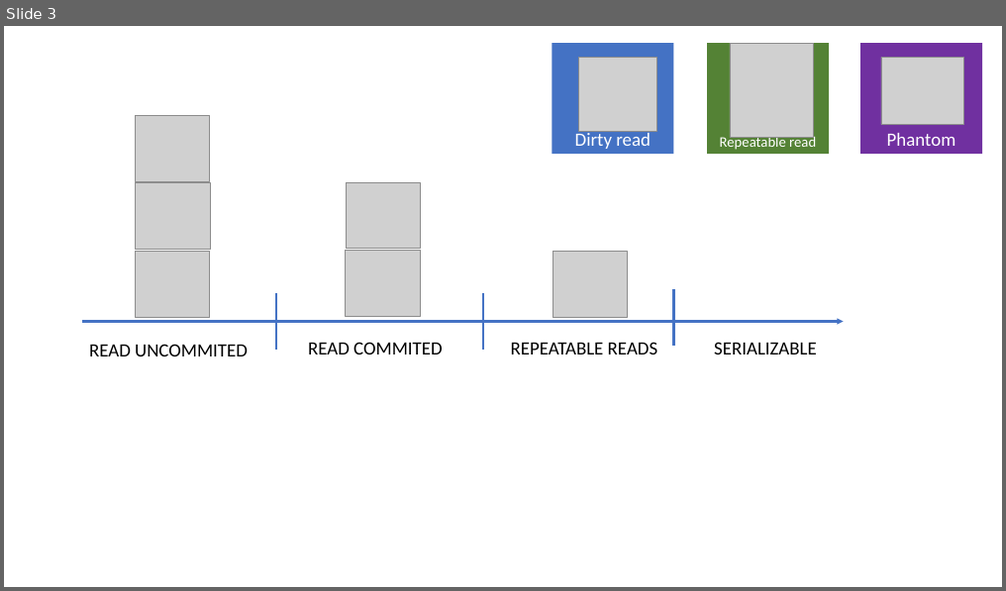
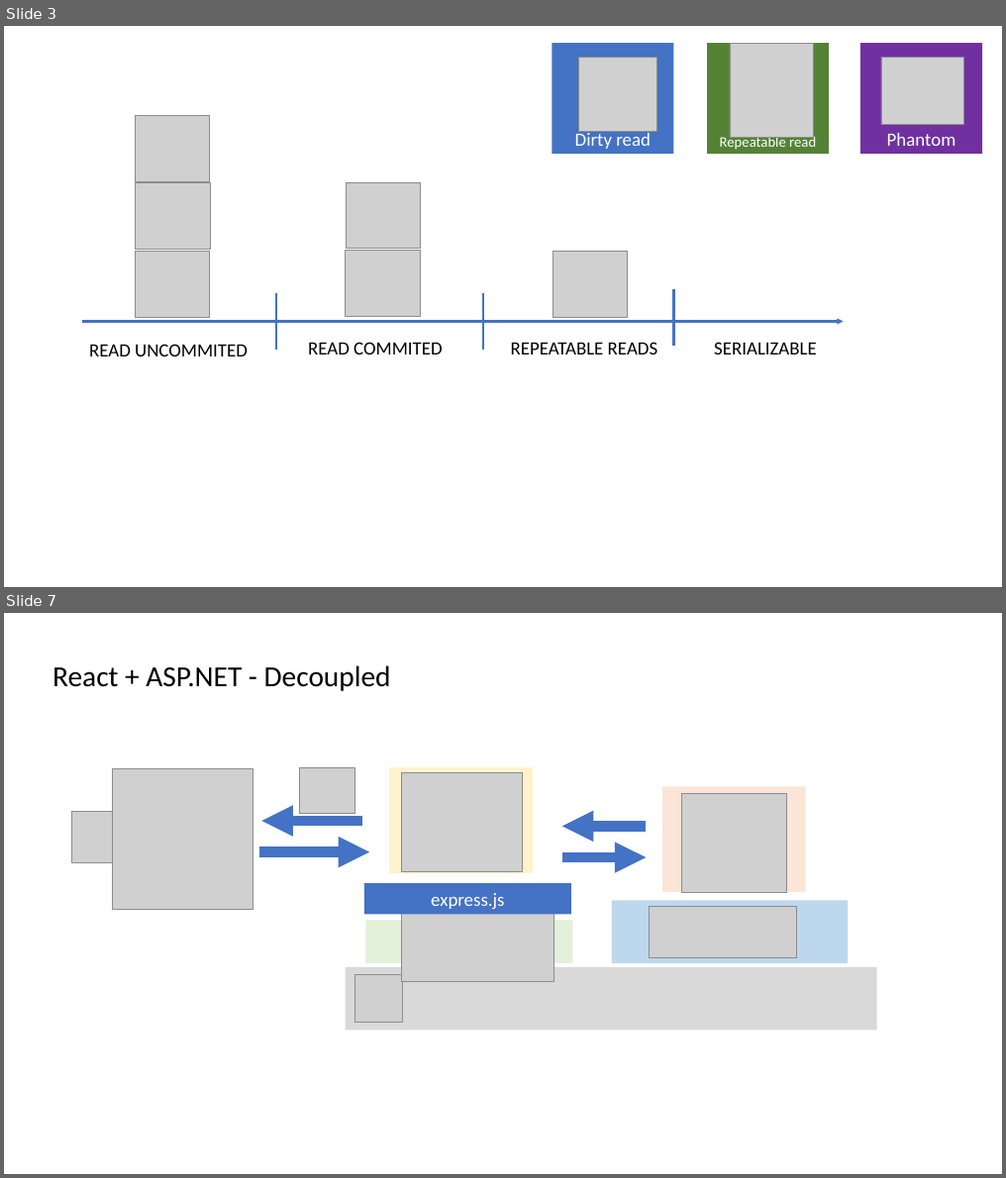
Before and after one commit to funkycodeblog/blogengine, a slide deck: _devops/Presentations/FunkyCode Articles.pptx. Shown one above the other, each under a label of ours: slide 3 before the commit, slides 3 and 7 after it; the slides between them are not shown. The pictures are 1006x591 and 1006x1178 pixels, drawn with LibreOffice and Linux fonts; fonts in the diff are those of the drawing; grey boxes stand for pictures. Boxes give left, top, right and bottom in pixels: in the first picture for what was removed or moved away, otherwise in the second. Text is boxed around its words. In the diff, an @@ line names an element or a change of style, - is before the commit and + after.

```diff
--- a/_devops/Presentations/FunkyCode Articles.pptx
+++ b/_devops/Presentations/FunkyCode Articles.pptx
@@ slide 7 added at box(4, 613, 1002, 1174), background #FFFFFF @@
@@ text added at box(53, 665, 391, 691), 28 pt, text #000000 @@
+React + ASP.NET - Decoupled
@@ picture added at box(113, 768, 253, 909) @@
@@ picture added at box(299, 768, 355, 814) @@
@@ rectangle added at box(389, 768, 533, 873), fill #FFF2CC @@
@@ picture added at box(402, 773, 523, 872) @@
@@ rectangle added at box(662, 786, 806, 892), fill #FBE5D6 @@
@@ picture added at box(71, 811, 122, 862) @@
@@ picture added at box(681, 793, 786, 892) @@
@@ arrow added from (362, 821) to (261, 821), #4472C4 10 pt @@
@@ arrow added from (647, 827) to (562, 827), #4472C4 10 pt @@
@@ arrow added from (259, 853) to (369, 853), #4472C4 10 pt @@
@@ arrow added from (562, 858) to (647, 858), #4472C4 10 pt @@
@@ rectangle added at box(364, 883, 570, 914), fill #4472C4, 18 pt, text #FFFFFF @@
+express.js
@@ picture added at box(402, 906, 554, 982) @@
@@ rectangle added at box(612, 900, 847, 963), fill #BDD7EE @@
@@ picture added at box(649, 906, 797, 959) @@
@@ rectangle added at box(365, 921, 572, 964), fill #E2F0D9 @@
@@ rectangle added at box(346, 967, 877, 1030), fill #D9D9D9 @@
@@ picture added at box(355, 975, 402, 1023) @@
```
Also in this commit, not shown: 1 slide changed, 4 other slides added, 9 other files.
